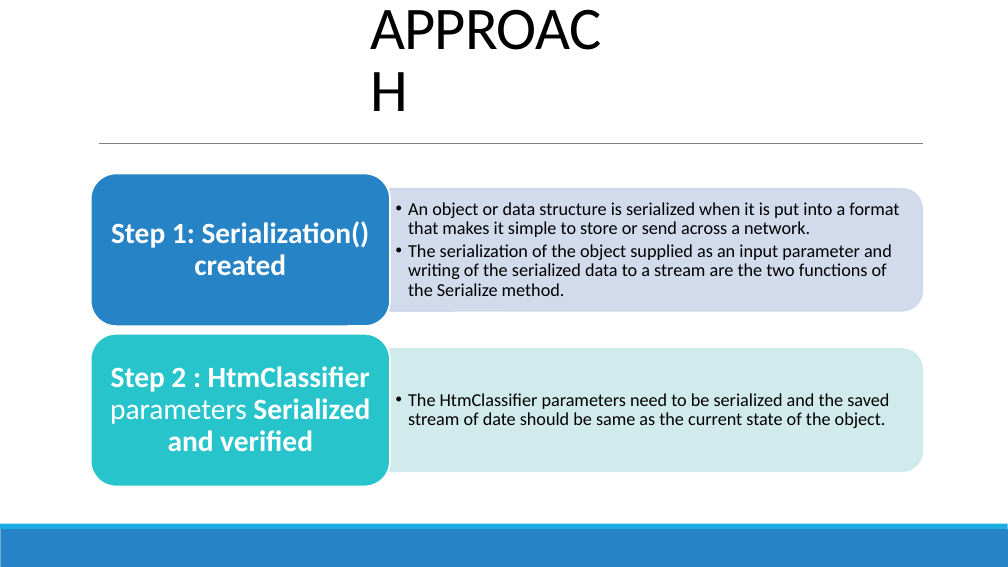
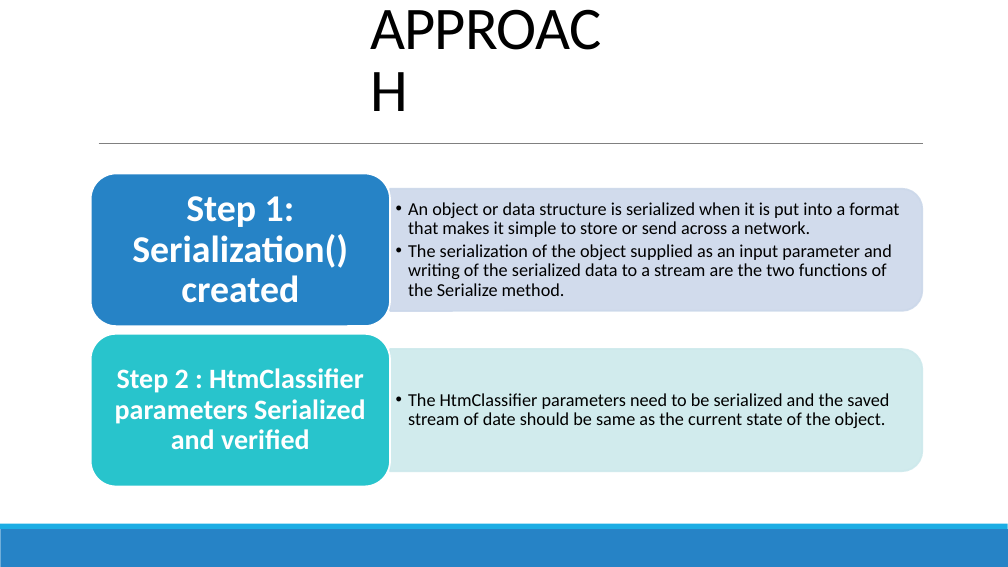
Before and after one commit to antonyaneeta/neocortexapi, a slide deck: slide 6 of Documentation/Presentation-HTMClassifier Serialization.pptx. Drawn at 1008x567 pixels with LibreOffice and Linux fonts; fonts in the diff are those of the drawing. Boxes give left, top, right and bottom in pixels: in the first picture for what was removed or moved away, otherwise in the second. Text is boxed around its words. In the diff, an @@ line names an element or a change of style, - is before the commit and + after.

Commit message:
Presentation

```diff
--- a/Documentation/Presentation-HTMClassifier Serialization.pptx
+++ b/Documentation/Presentation-HTMClassifier Serialization.pptx
@@ text "Step 1: Serialization() created" at (132,196,348,303): size 21 to 27 pt; more space between paragraphs @@
@@ text "Step 2 : HtmClassifier parameters ..." at (115,368,366,449): size 21 to 20 pt; bold on in "parameters" @@
```
